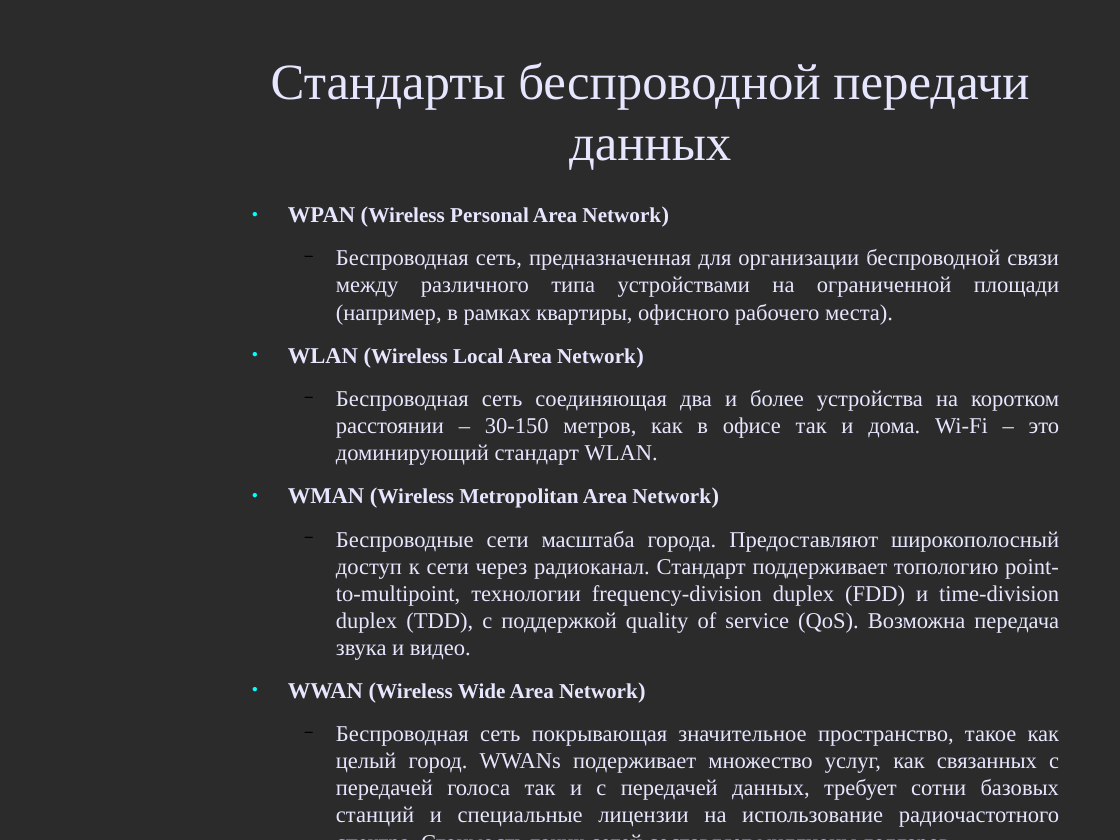
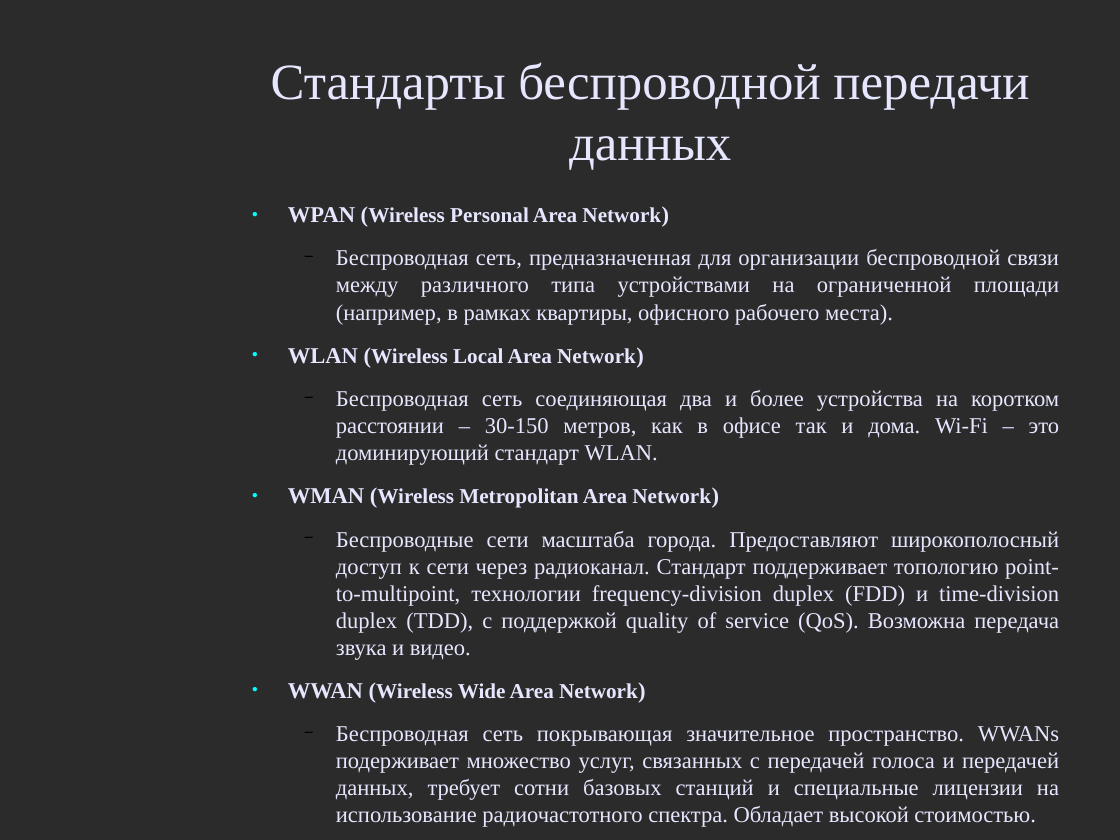
Before and after one commit to aeremenok/a-team-777, a slide deck: slide 8 of 10/smm/doc/eav_wireless.odp. Drawn at 1120x840 pixels with LibreOffice and Linux fonts; fonts in the diff are those of the drawing; background and template pictures are left out; a plain dark background stands for a picture behind light text. Boxes give left, top, right and bottom in pixels: in the first picture for what was removed or moved away, otherwise in the second. Text is boxed around its words. In the diff, an @@ line names an element or a change of style, - is before the commit and + after.

```diff
--- a/10/smm/doc/eav_wireless.odp
+++ b/10/smm/doc/eav_wireless.odp
@@ text at (336, 726, 1059, 827): text changed @@
-  − Беспроводная сеть покрывающая значительное пространство, такое как целый город. WWANs подерживает множество услуг, как связанных с передачей голоса так и с передачей данных, требует сотни базовых станций и специальные лицензии на использование радиочастотного спектра. Стоимость таких сетей составляет миллионы долларов.
+  − Беспроводная сеть покрывающая значительное пространство. WWANs подерживает множество услуг, связанных с передачей голоса и передачей данных, требует сотни базовых станций и специальные лицензии на использование радиочастотного спектра. Обладает высокой стоимостью.
```
Also in this commit, not shown: 38 slides added, 1 other file.
